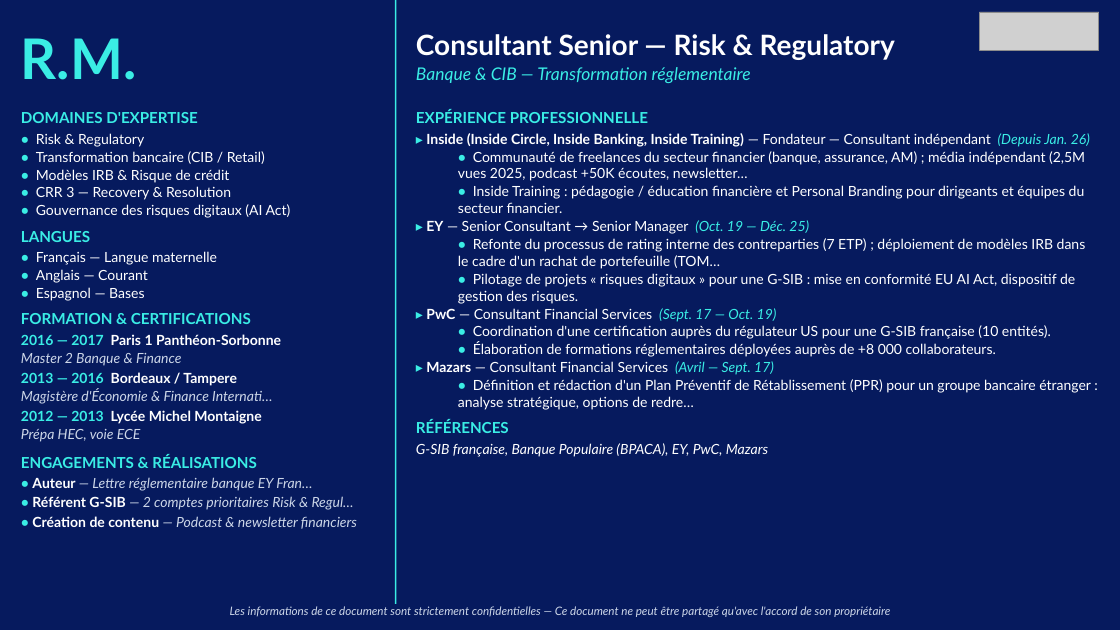
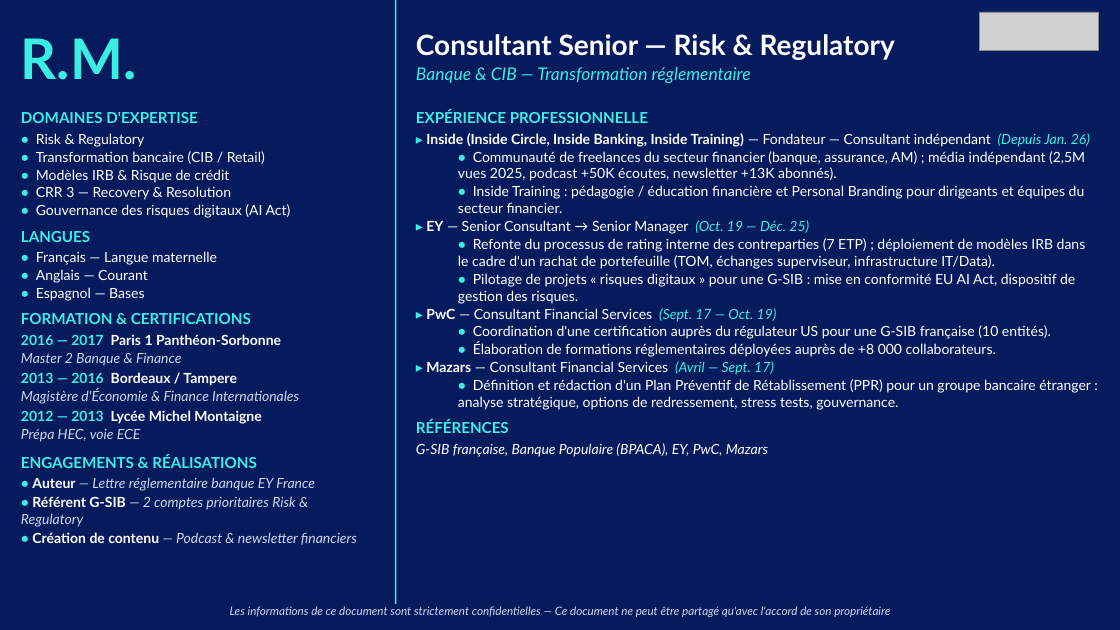
Before and after one commit to insidebankingfrance-rgb/G-n-rateur-de-CV, a slide deck: slide 1 of outputs/R.M._risk_regulatory.pptx. Drawn at 1120x630 pixels with LibreOffice and Linux fonts; fonts in the diff are those of the drawing; grey boxes stand for pictures. Boxes give left, top, right and bottom in pixels: in the first picture for what was removed or moved away, otherwise in the second. Text is boxed around its words. In the diff, an @@ line names an element or a change of style, - is before the commit and + after.

```diff
--- a/outputs/R.M._risk_regulatory.pptx
+++ b/outputs/R.M._risk_regulatory.pptx
@@ text at box(458, 151, 1085, 181): text changed @@
-  • Communauté de freelances du secteur financier (banque, assurance, AM) ; média indépendant (2,5M vues 2025, podcast +50K écoutes, newsletter…
+  • Communauté de freelances du secteur financier (banque, assurance, AM) ; média indépendant (2,5M vues 2025, podcast +50K écoutes, newsletter +13K abonnés).
@@ text at box(458, 238, 1086, 269): text changed @@
-  • Refonte du processus de rating interne des contreparties (7 ETP) ; déploiement de modèles IRB dans le cadre d'un rachat de portefeuille (TOM…
+  • Refonte du processus de rating interne des contreparties (7 ETP) ; déploiement de modèles IRB dans le cadre d'un rachat de portefeuille (TOM, échanges superviseur, infrastructure IT/Data).
@@ text at box(21, 389, 299, 404): text changed @@
-Magistère d'Économie & Finance Internati…
+Magistère d'Économie & Finance Internationales
@@ text at box(458, 379, 1091, 410): text changed @@
-  • Définition et rédaction d'un Plan Préventif de Rétablissement (PPR) pour un groupe bancaire étranger : analyse stratégique, options de redre…
+  • Définition et rédaction d'un Plan Préventif de Rétablissement (PPR) pour un groupe bancaire étranger : analyse stratégique, options de redressement, stress tests, gouvernance.
@@ text at box(21, 477, 315, 527): text changed @@
-• Auteur — Lettre réglementaire banque EY Fran…
-• Référent G-SIB — 2 comptes prioritaires Risk & Regul…
+• Auteur — Lettre réglementaire banque EY France
+• Référent G-SIB — 2 comptes prioritaires Risk & Regulatory
```
Also in this commit, not shown: 1 other slide changed, 16 other files.
